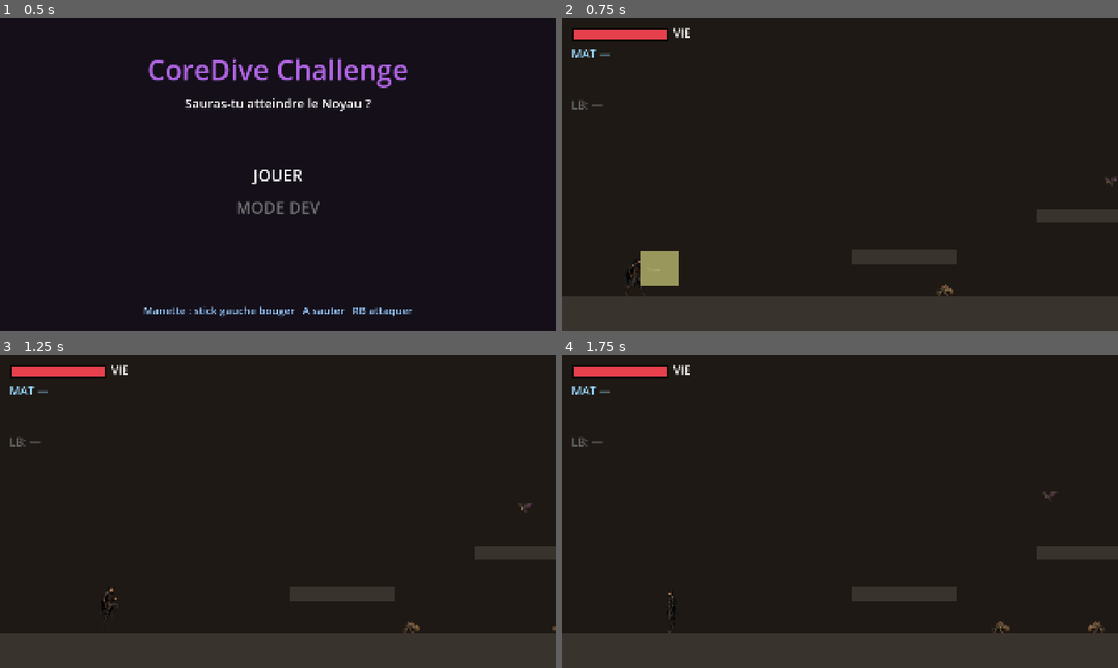
Above: before the commit, frames 1-4 (two rows, left to right).
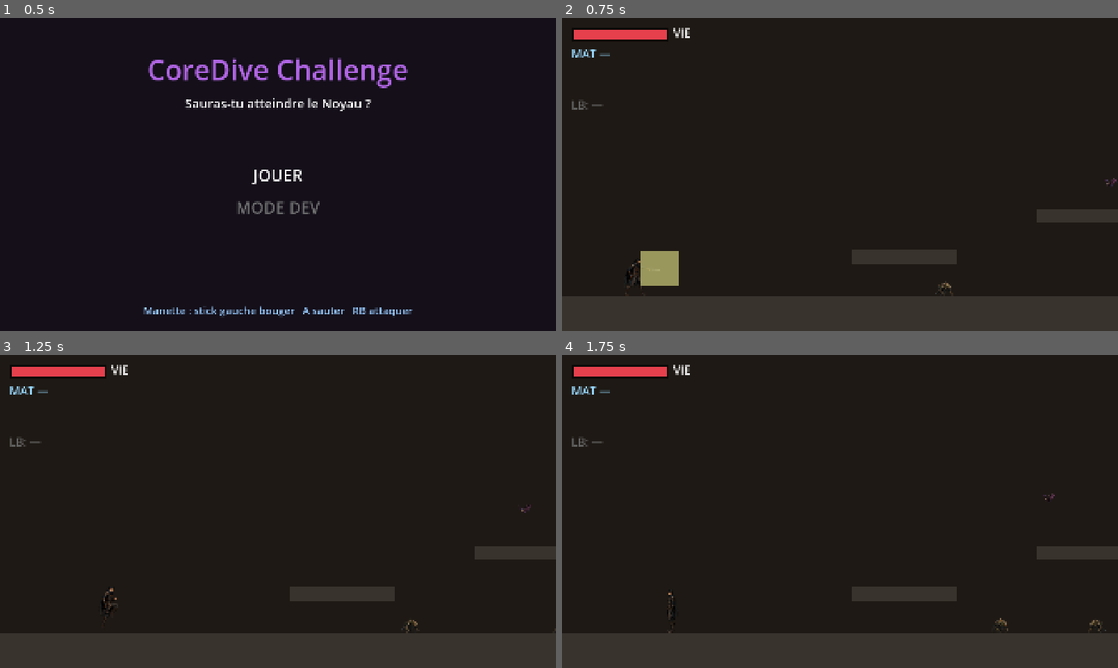
Above: after the commit, the same moments.

Repository: ServOMorph/jeu-pour-nino
Game: Godot game, scene res://scenes/ui/title.tscn
The game is run twice, just before and just after one commit, with the same random seed, the same clock (stepped at 60 frames per second) and the same inputs.
Inputs (mouse positions are in pixels of both pictures, inside the frame that each line leads up to):
- Up to frame 1 (0.5 s): no input
- Up to frame 2 (0.75 s): tap Enter (ui_accept) at 0.5 s; move the mouse to (962, 158) at 0.52 s; hold D (move_right) from 0.53 s (still down); click (962, 158) at 0.6 s
- Up to frame 3 (1.25 s): keep holding D (move_right); tap Space (jump) at 0.77 s
- Up to frame 4 (1.75 s): release D (move_right) at 1.25 s; drag from (728, 527) to (673, 611) at 1.27 s

Frame 1 is identical in both runs. In frame 2, less than 0.1% of the frame differs, in the area x 67-100%, y 51-89%; in frame 3, 0.1%; in frame 4, 0.2%, in the area x 77-98%, y 43-89%.

Commit message:
close(game_art): session 2026-07-07 - set joueur valide, boss/mobs/objets refaits

Diff:
--- a/game/scenes/enemies/boss.tscn
+++ b/game/scenes/enemies/boss.tscn
@@ -4,10 +4,10 @@
 [ext_resource type="Script" path="res://scripts/animation_driver.gd" id="2"]
 
 [sub_resource type="RectangleShape2D" id="body"]
-size = Vector2(112, 144)
+size = Vector2(389, 500)
 
 [sub_resource type="RectangleShape2D" id="hit"]
-size = Vector2(120, 152)
+size = Vector2(397, 508)
 
 [node name="Boss" type="CharacterBody2D" groups=["boss"]]
 collision_layer = 4
Binary file changed: game/assets/sprites/enemies/boss_guardian.png
Binary file changed: game/assets/sprites/enemies/enemy_flyer.png
Binary file changed: game/assets/sprites/enemies/enemy_ground.png
Binary file changed: game/assets/sprites/objects/ore_copper.png
Binary file changed: game/assets/sprites/objects/ore_iron.png
Binary file changed: game/assets/sprites/objects/workbench.png
Not shown, changed: CHANGELOG.md
Not shown, changed: game_art/_contexte/archive_decisions.md
Not shown, changed: game_art/_contexte/contexte.md
Not shown, changed: game_art/_contexte/signals.md
Not shown, changed: game_art/assets/enemies/boss_guardian.png
Not shown, changed: game_art/assets/enemies/enemy_flyer.png
(and 9 more such lines)
